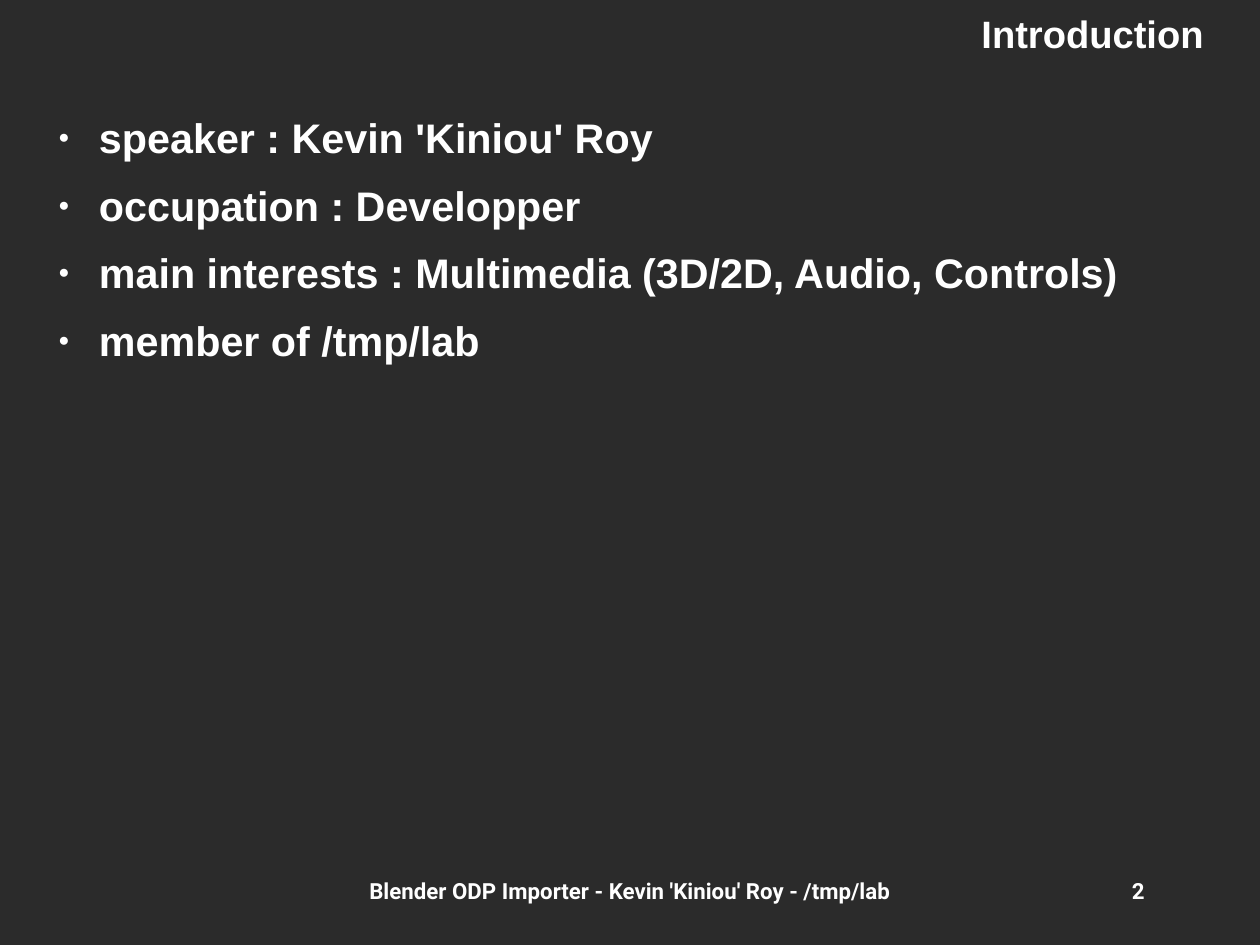
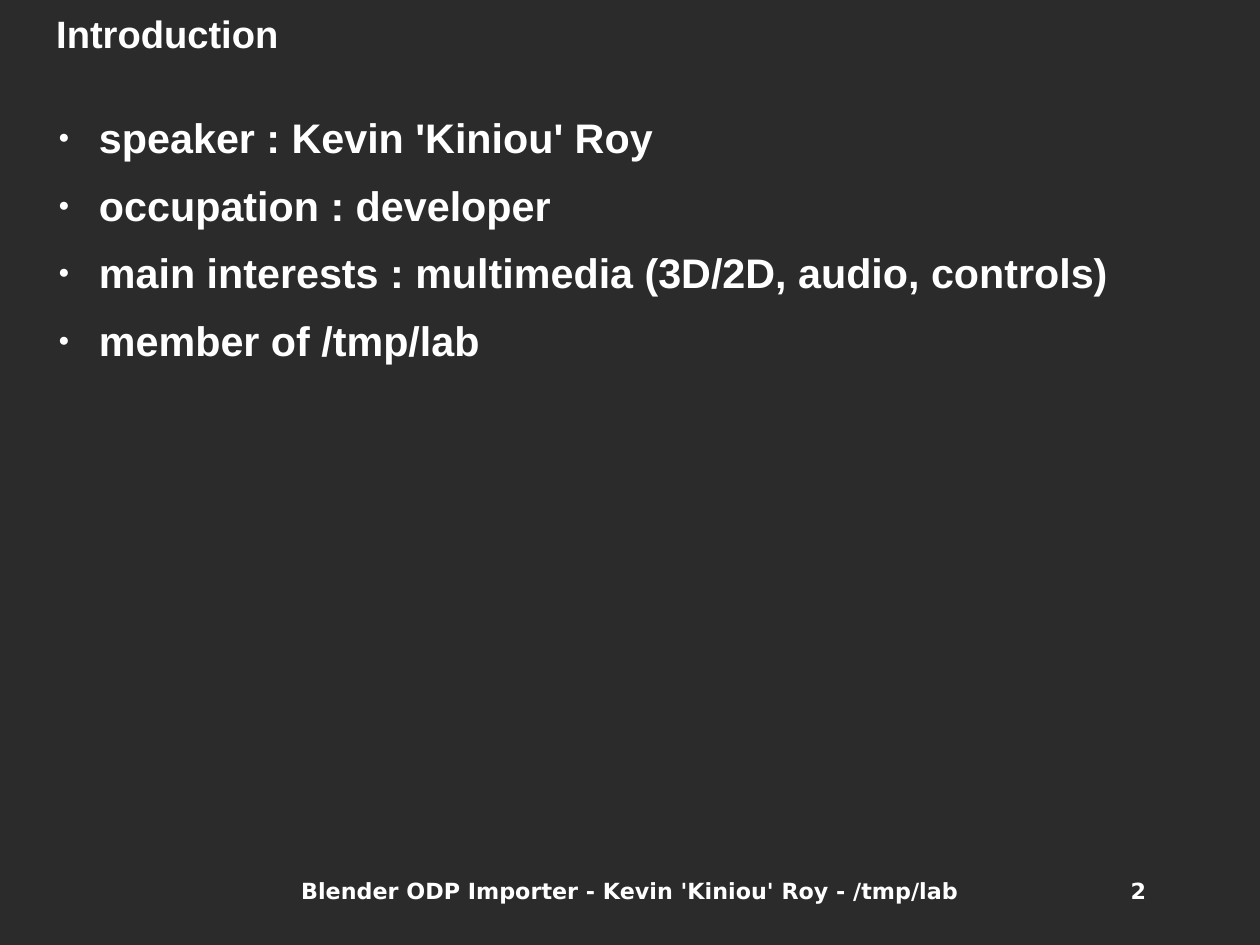
Before and after one commit to kiniou/blender-smooth-slides, a slide deck: slide 2 of import/doc/HSF2009.odp. Drawn at 1260x945 pixels with LibreOffice and Linux fonts; fonts in the diff are those of the drawing; background and template pictures are left out; a plain dark background stands for a picture behind light text. Boxes give left, top, right and bottom in pixels: in the first picture for what was removed or moved away, otherwise in the second. Text is boxed around its words. In the diff, an @@ line names an element or a change of style, - is before the commit and + after.

```diff
--- a/import/doc/HSF2009.odp
+++ b/import/doc/HSF2009.odp
@@ title "Introduction" at <box>56,20,278,49</box>: alignment right to left @@
@@ text at <box>99,191,1107,296</box>: text changed @@
-● occupation : Developper
-● main interests : Multimedia (3D/2D, Audio, Controls)
+● occupation : developer
+● main interests : multimedia (3D/2D, audio, controls)
@@ text "Blender ODP Importer - Kevin ..." at <box>301,882,958,904</box>: font Roboto to DejaVu Sans @@
@@ page number at <box>1131,882,1146,899</box>: font Roboto to DejaVu Sans @@
```
Also in this commit, not shown: 22 other slides changed, 7 slides added, 3 other files.
